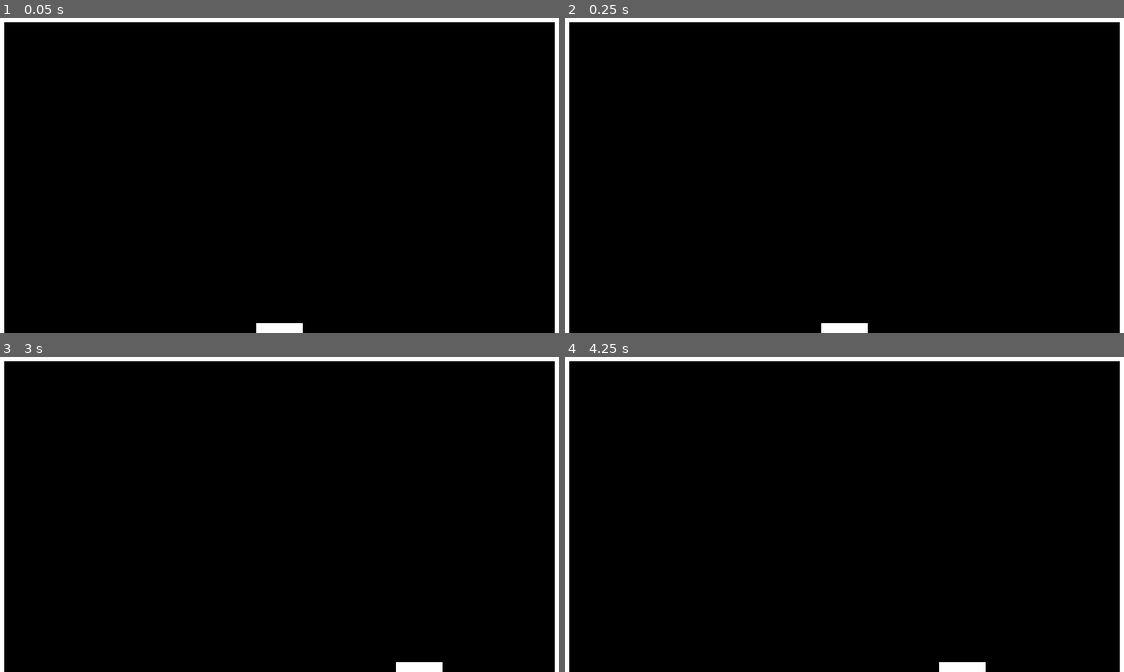
Above: before the commit, frames 1-4 (two rows, left to right).
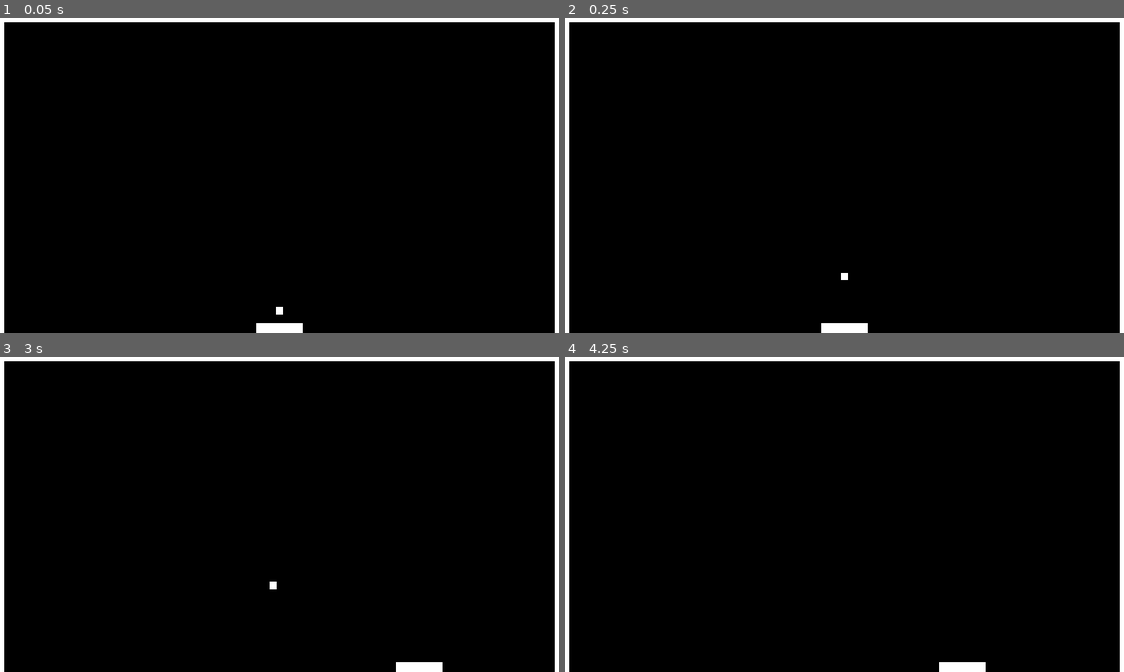
Above: after the commit, the same moments.

Repository: NSCarter/Breakout
Game: Godot game, scene res://Scenes/Main.tscn
Same seed, same stepped clock (60 frames per second), same inputs: the game is played once before the commit and once after it.
Inputs:
- Up to frame 1 (0.05 s): no input
- Up to frame 2 (0.25 s): no input
- Up to frame 3 (3 s): tap Enter at 0.5 s; hold Right (Right) 0.53-1.28 s; hold Left (Left) 1.28-2.03 s; hold Right (Right) from 2.03 s (still down)
- Up to frame 4 (4.25 s): release Right (Right) at 3.53 s; hold Left (Left) from 3.53 s (still down)

The runs differ from the first frame. In frame 1, less than 0.1% of the frame differs, in the area x 49-51%, y 91-95%; in frame 2, less than 0.1%; in frame 3, less than 0.1%; in frame 4, nothing differs.

Commit message:
Added a ball

Diff:
--- /dev/null
+++ b/Scenes/Ball.tscn
@@ -0,0 +1,17 @@
+[gd_scene load_steps=3 format=3 uid="uid://demtm30ykdj80"]
+
+[ext_resource type="Script" path="res://Scripts/ball.gd" id="1_ownng"]
+
+[sub_resource type="RectangleShape2D" id="RectangleShape2D_6hg4b"]
+size = Vector2(15, 15)
+
+[node name="CharacterBody2D" type="CharacterBody2D"]
+script = ExtResource("1_ownng")
+
+[node name="CollisionShape2D" type="CollisionShape2D" parent="."]
+position = Vector2(7.5, 7.5)
+shape = SubResource("RectangleShape2D_6hg4b")
+
+[node name="ColorRect" type="ColorRect" parent="."]
+offset_right = 15.0
+offset_bottom = 15.0
--- a/Scenes/Main.tscn
+++ b/Scenes/Main.tscn
@@ -1,6 +1,7 @@
-[gd_scene load_steps=5 format=3 uid="uid://ebotlionslr2"]
+[gd_scene load_steps=6 format=3 uid="uid://ebotlionslr2"]
 
 [ext_resource type="PackedScene" uid="uid://l0q8i8g1j3mu" path="res://Scenes/Paddle.tscn" id="1_prfnt"]
+[ext_resource type="PackedScene" uid="uid://demtm30ykdj80" path="res://Scenes/Ball.tscn" id="2_joy67"]
 
 [sub_resource type="RectangleShape2D" id="RectangleShape2D_uavea"]
 size = Vector2(1152, 15)
@@ -44,5 +45,8 @@
 position = Vector2(1144.5, 324)
 shape = SubResource("RectangleShape2D_kg4xm")
 
-[node name="Node2D" parent="." instance=ExtResource("1_prfnt")]
+[node name="Paddle" parent="." instance=ExtResource("1_prfnt")]
 position = Vector2(528.5, 628)
+
+[node name="Ball" parent="." instance=ExtResource("2_joy67")]
+position = Vector2(568.5, 613)
--- /dev/null
+++ b/Scripts/ball.gd
@@ -0,0 +1,33 @@
+extends CharacterBody2D
+
+
+var _stored_velocity: Vector2
+
+
+func _ready():
+	velocity = Vector2(0, -350)
+
+
+func _physics_process(delta):
+	var collision = move_and_collide(velocity * delta)
+
+	if collision:
+		if velocity.x > 0:
+			velocity.x += 10
+		else:
+			velocity.x -= 10
+
+		var collider = collision.get_collider()
+
+		if collider.name == "Paddle":
+			var paddle = collider as StaticBody2D
+			var paddle_pos = paddle.position
+			var collision_pos = collision.get_position()
+			var pos_on_paddle = collision_pos.x - paddle_pos.x
+
+			if (pos_on_paddle < 47.5):
+				velocity = Vector2((47.5 - pos_on_paddle) * -4, velocity.y * -1)
+			else:
+				velocity = Vector2((pos_on_paddle - 47.5) * 4, velocity.y * -1)
+		else:
+			velocity = velocity.bounce(collision.get_normal())
